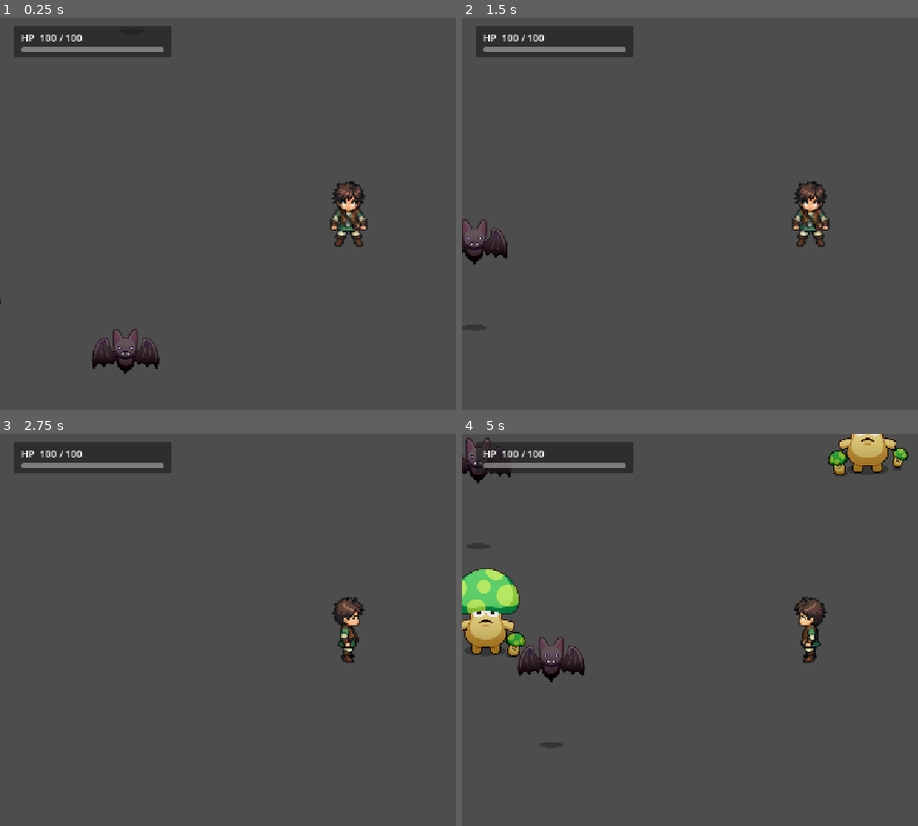
Above: before the commit, frames 1-4 (two rows, left to right).
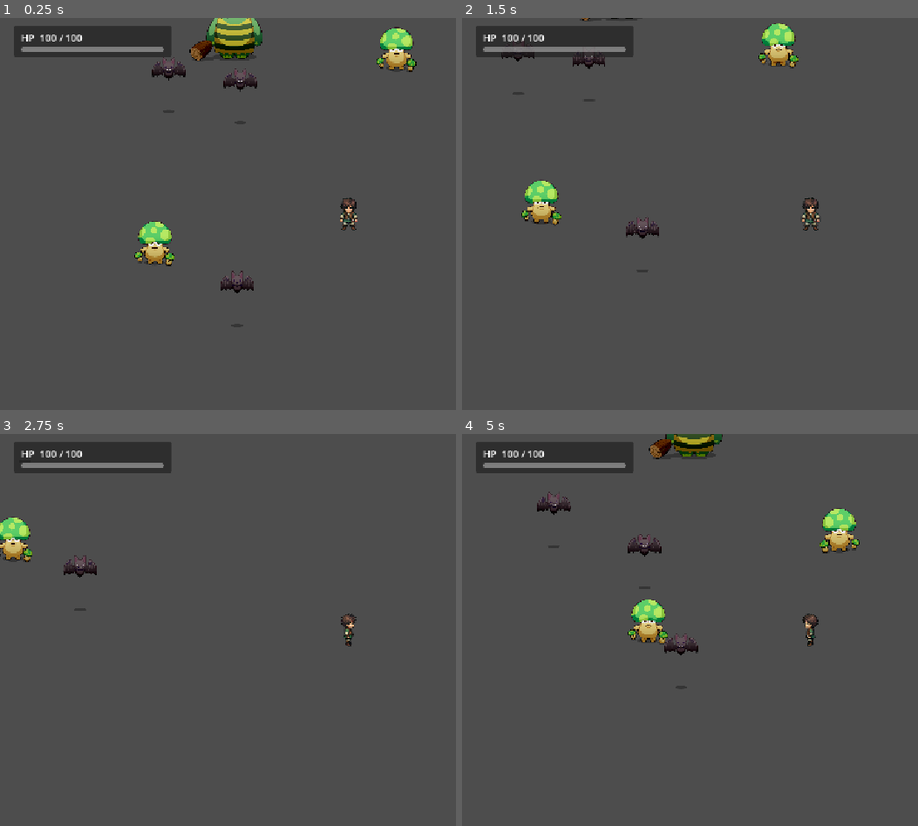
Above: after the commit, the same moments.

Repository: RenePinedaMathieu/Monster_Survival
Game: Godot game, scene res://scenes/main.tscn
Two runs of this game, one before a commit and one after it. Both use one fixed random seed, a clock stepped at 60 frames per second and the inputs below.
Inputs:
- Up to frame 1 (0.25 s): no input
- Up to frame 2 (1.5 s): hold Right (ui_right) 0.53-1.28 s; tap Space (attack, bound only after the commit) at 0.6, 1.35 s; hold Down (ui_down) from 1.28 s (still down)
- Up to frame 3 (2.75 s): release Down (ui_down) at 2.03 s; hold Right (ui_right) from 2.03 s (still down); tap Space (attack, bound only after the commit) at 2.1 s
- Up to frame 4 (5 s): release Right (ui_right) at 2.78 s; hold Up (ui_up) 2.78-3.53 s; tap Space (attack, bound only after the commit) at 2.85, 3.6, 4.35 s; hold Left (ui_left) from 3.53 s (still down)

The runs differ from the first frame. In frame 1, 4.7% of the frame differs, in the area x 0-92%, y 0-91%; in frame 2, 3.1%; in frame 3, 1.4%; in frame 4, 7.9%, in the area x 0-98%, y 0-79%.

Commit message:
Camera zoom + attack: SPACE/F pega a monsters cercanos
Camera:
- Zoom 2.0 → 1.0. Ahora ves ~4× más área de mundo alrededor tuyo,
  suficiente para reaccionar antes de que te alcancen los bichos.

Attack:
- Nueva acción de input 'attack' mapeada a SPACE y F (2 opciones).
- Player.tscn tiene un AttackArea (Area2D, radio 70px) que solo
  monitorea la capa 2 (monsters) sin colisión física.
- Al presionar attack, iteramos get_overlapping_bodies() y le
  llamamos take_damage(2.0) a todo lo que tenga el método. Cooldown
  350ms para que se sienta como golpe rápido y no spamable.
- Feedback visual: pulso de escala 1.15→1.0 en el sprite con tween
  de 150ms.

Monster.hp arranca en 3 así que aguanta 2 swings antes de morir
(2 dmg × 2 = 4, sobra). Boss habría que subirle hp aparte pero
por ahora usan el default.

Co-Authored-By: Claude Opus 4.7 <noreply@anthropic.com>

Diff:
--- a/project.godot
+++ b/project.godot
@@ -25,6 +25,15 @@
 window/stretch/mode="canvas_items"
 window/stretch/aspect="expand"
 
+[input]
+
+attack={
+"deadzone": 0.5,
+"events": [Object(InputEventKey,"resource_local_to_scene":false,"resource_name":"","device":-1,"window_id":0,"alt_pressed":false,"shift_pressed":false,"ctrl_pressed":false,"meta_pressed":false,"pressed":false,"keycode":32,"physical_keycode":0,"key_label":0,"unicode":32,"location":0,"echo":false,"script":null)
+, Object(InputEventKey,"resource_local_to_scene":false,"resource_name":"","device":-1,"window_id":0,"alt_pressed":false,"shift_pressed":false,"ctrl_pressed":false,"meta_pressed":false,"pressed":false,"keycode":70,"physical_keycode":0,"key_label":0,"unicode":102,"location":0,"echo":false,"script":null)
+]
+}
+
 [physics]
 
 3d/physics_engine="Jolt Physics"
--- a/scenes/player.gd
+++ b/scenes/player.gd
@@ -12,6 +12,8 @@
 signal died
 
 const SPEED := 200.0
+const ATTACK_COOLDOWN := 0.35
+const ATTACK_DAMAGE := 2.0
 
 const DIR_NAMES: Array[String] = [
 	"south",       # 0
@@ -27,10 +29,12 @@
 @export var max_hp: float = 100.0
 var hp: float
 var current_dir: int = 0
+var _attack_cd: float = 0.0
 
 var _textures: Array[Texture2D] = []
 
 @onready var _sprite: Sprite2D = $Sprite2D
+@onready var _attack_area: Area2D = $AttackArea
 
 func _ready() -> void:
 	add_to_group("player")   # los monsters detectan por este grupo
@@ -42,7 +46,8 @@
 	# Aviso inicial para que el HUD se pinte al arranque
 	emit_signal("hp_changed", hp, max_hp)
 
-func _physics_process(_delta: float) -> void:
+func _physics_process(delta: float) -> void:
+	# Movimiento
 	var input := Vector2(
 		Input.get_axis("ui_left", "ui_right"),
 		Input.get_axis("ui_up", "ui_down"),
@@ -57,6 +62,22 @@
 	move_and_slide()
 	if input != Vector2.ZERO:
 		Realtime.send_move(position.x, position.y, 1, current_dir)
+
+	# Ataque (SPACE o F). El cooldown evita spamear.
+	_attack_cd = max(0.0, _attack_cd - delta)
+	if _attack_cd <= 0.0 and Input.is_action_just_pressed("attack"):
+		_do_attack()
+
+func _do_attack() -> void:
+	_attack_cd = ATTACK_COOLDOWN
+	# Pulso visual chiquito para dar feedback
+	_sprite.scale = Vector2(1.15, 1.15)
+	create_tween().tween_property(_sprite, "scale", Vector2.ONE, 0.15)
+	# Daño a todo lo que esté en el AttackArea ahora mismo
+	for body in _attack_area.get_overlapping_bodies():
+		if body == self: continue
+		if body.has_method("take_damage"):
+			body.take_damage(ATTACK_DAMAGE)
 
 func take_damage(amount: float) -> void:
 	if hp <= 0.0: return
--- a/scenes/player.tscn
+++ b/scenes/player.tscn
@@ -1,10 +1,13 @@
-[gd_scene load_steps=4 format=3 uid="uid://11kub0tbd1er"]
+[gd_scene load_steps=5 format=3 uid="uid://11kub0tbd1er"]
 
 [ext_resource type="Script" uid="uid://cg5kp5yvw70l2" path="res://scenes/player.gd" id="1_g2els"]
 [ext_resource type="Texture2D" uid="uid://b0lpaiuoj4rqq" path="res://assets/sprites/Man/rotations/south.png" id="2_qhqgy"]
 
 [sub_resource type="RectangleShape2D" id="RectangleShape2D_lu13d"]
 size = Vector2(28, 28)
+
+[sub_resource type="CircleShape2D" id="CircleShape2D_atk01"]
+radius = 70.0
 
 [node name="Player" type="CharacterBody2D"]
 script = ExtResource("1_g2els")
@@ -17,4 +20,11 @@
 texture = ExtResource("2_qhqgy")
 
 [node name="Camera2D" type="Camera2D" parent="."]
-zoom = Vector2(2, 2)
+zoom = Vector2(1, 1)
+
+[node name="AttackArea" type="Area2D" parent="."]
+collision_layer = 0
+collision_mask = 2
+
+[node name="AttackShape" type="CollisionShape2D" parent="AttackArea"]
+shape = SubResource("CircleShape2D_atk01")
